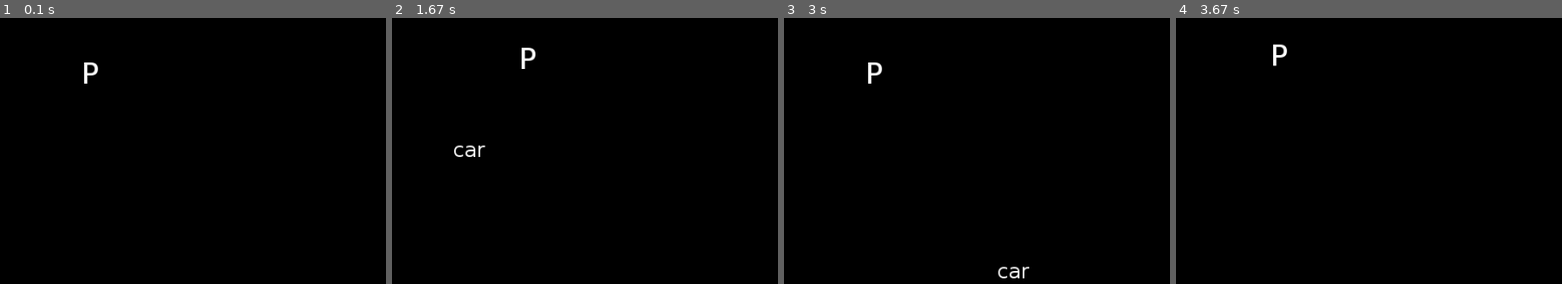
Above: before the commit, frames 1-4 (left to right).
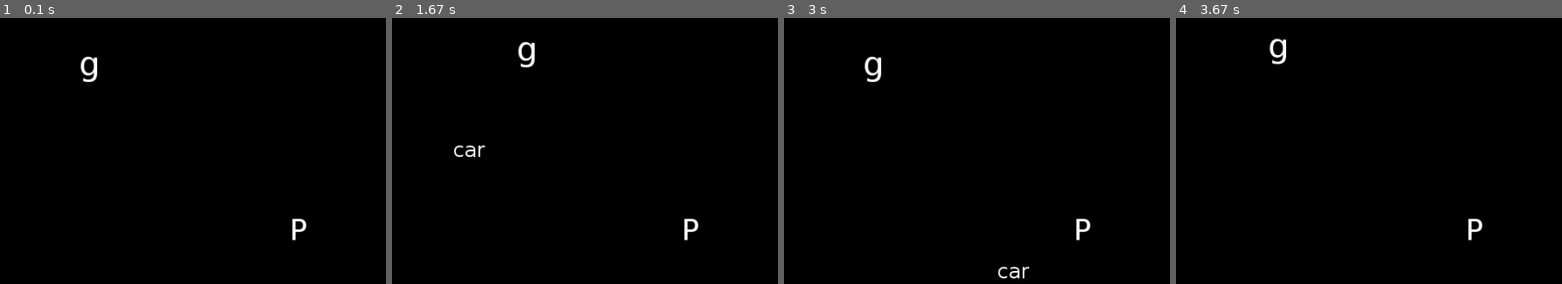
Above: after the commit, the same moments.

Repository: DanielKinsman/ghost-safety-squad-tigjamau
Game: pygame game, started from game.py
Same seed, same stepped clock (60 frames per second), same inputs: the game is played once before the commit and once after it. The source is Python 2; it was converted automatically to run under Python 3.
Inputs:
- Up to frame 1 (0.1 s): no input
- Up to frame 2 (1.67 s): hold D 0.33-0.8 s; hold W 0.83-1.13 s; hold D 1.17-1.63 s
- Up to frame 3 (3 s): hold A 1.67-2.2 s; hold S 2.23-2.53 s; hold A 2.57-2.97 s
- Up to frame 4 (3.67 s): hold W 3-3.37 s; hold D from 3.4 s (still down)
The pictures show only the part of the screen within x 13-63%, y 14-64%; the shares and areas given below are measured in that part.

The runs differ from the first frame. In frame 1, 0.5% of the frame differs, in the area x 20-80%, y 14-84%; in frame 2, 0.5%; in frame 3, 0.5%; in frame 4, 0.5%.

Commit message:
Added player (npc)

Diff:
--- a/game.py
+++ b/game.py
@@ -10,7 +10,7 @@
         self.image = image
         self.position = euclid.Vector2(0, 0)
         self.velocity = euclid.Vector2(0, 0)
-        self.rect = pygame.Rect(0, 0, 50, 50) #hack, set off image size
+        self.rect = pygame.Rect(0, 0, self.image.get_width(), self.image.get_height())
 
     def update(self):
         self.position += self.velocity #need to include time elapsed here or the speed will depend on frame rate
@@ -21,7 +21,18 @@
         super(Player, self).__init__()
         self.image = pygame.image.load(image)
         self.position = euclid.Vector2(0, 0)
-        self.rect = pygame.Rect(0, 0, 50, 50)
+        self.rect = pygame.Rect(0, 0, self.image.get_width(), self.image.get_height())
+
+    def update(self):
+        self.rect.center = self.position
+
+class Person(pygame.sprite.DirtySprite):
+    def __init__(self, image):
+        super(Person, self).__init__()
+        self.image = pygame.image.load(image)
+        self.position = euclid.Vector2(0, 0)
+        self.rect = pygame.Rect(0, 0, self.image.get_width(), self.image.get_height())
+        self.dead = False
 
     def update(self):
         self.rect.center = self.position
@@ -57,10 +68,13 @@
     player.position = euclid.Vector2(screen.get_width() / 4, screen.get_height() / 4)
     playerGroup = pygame.sprite.RenderUpdates(player)
 
+    person = Person('images/person.png')
+    person.position = euclid.Vector2(screen.get_width() / 2, screen.get_height() / 2)
+    personGroup = pygame.sprite.RenderUpdates(person)
+
     pygame.mixer.init()
     splat = pygame.mixer.Sound("sound/splat.ogg")
 
-    dead = False
     bail = False
     while not bail:
         deltat = clock.tick(60)
@@ -93,7 +107,6 @@
             car.velocity = euclid.Vector2(10, 10)
             carGroup.add(car)
 
-        #import pdb; pdb.set_trace()
         car.velocity += (random.randint(-1, 1), random.randint(-1, 1))
 
         if offscreen(car, screen):
@@ -101,16 +114,19 @@
 
         carGroup.update()
         playerGroup.update()
-        if not dead:
-            collisions = pygame.sprite.spritecollide(player, carGroup, False)
+        personGroup.update()
+        if not person.dead:
+            collisions = pygame.sprite.spritecollide(person, carGroup, False)
             if len(collisions) > 0:
+                print("hit")
                 splat.play()
-                dead = True
+                person.dead = True
 
         #render
         screen.fill((0,0,0))
         carGroup.draw(screen)
         playerGroup.draw(screen)
+        personGroup.draw(screen)
         pygame.display.flip()
 
     pygame.display.quit()
Binary file added: images/person.png
Binary file changed: images/player.png
